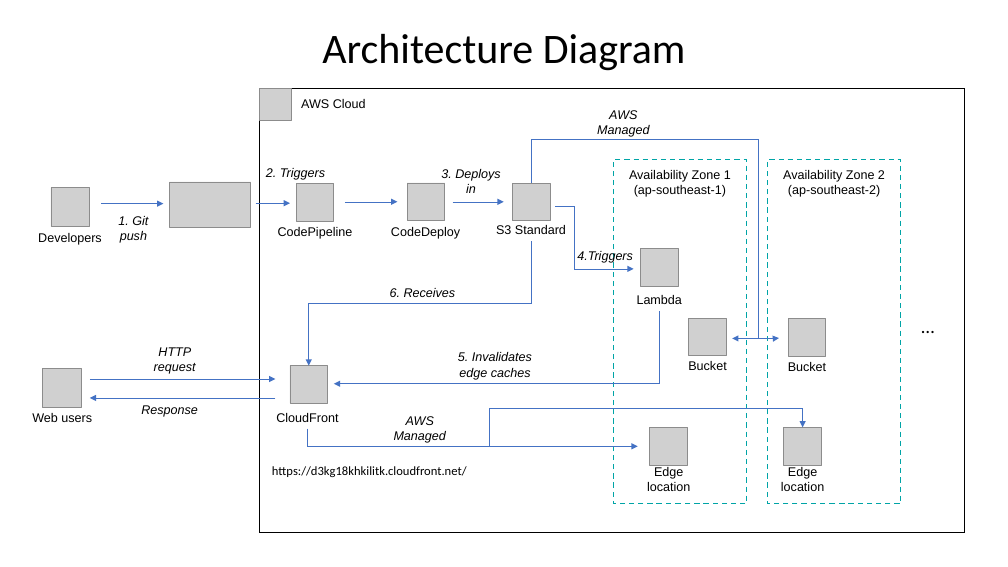
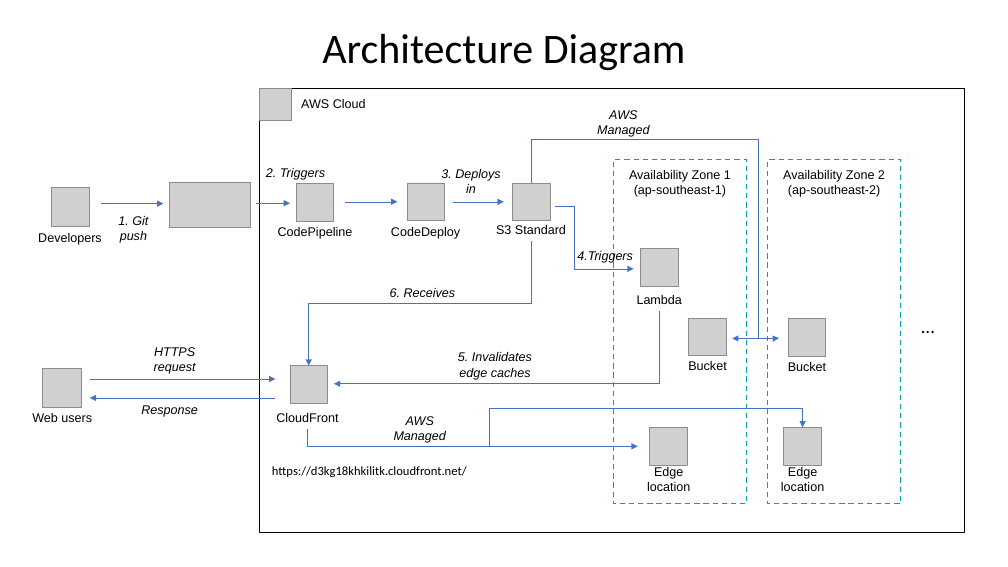
Before and after one commit to moeadmin2/sample-webapp, a slide deck: slide 1 of architecture diagram.pptx. Drawn at 1008x567 pixels with LibreOffice and Linux fonts; fonts in the diff are those of the drawing; grey boxes stand for pictures. Boxes give left, top, right and bottom in pixels: in the first picture for what was removed or moved away, otherwise in the second. Text is boxed around its words. In the diff, an @@ line names an element or a change of style, - is before the commit and + after.

```diff
--- a/architecture diagram.pptx
+++ b/architecture diagram.pptx
@@ text at [154,347,196,374]: text changed @@
-HTTP request
+HTTPS request
```
